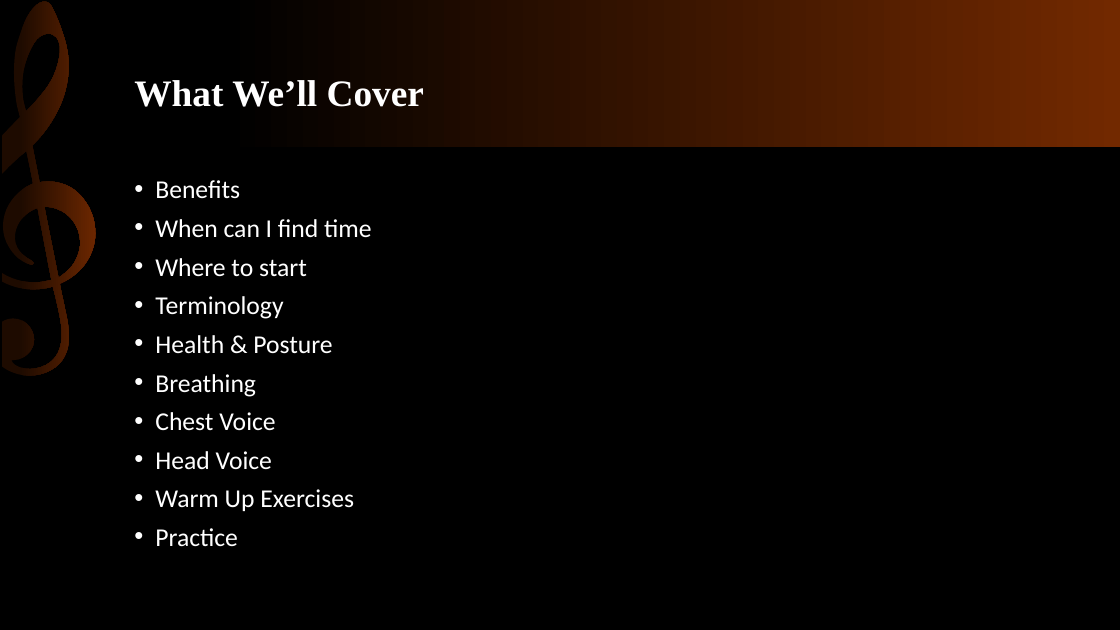
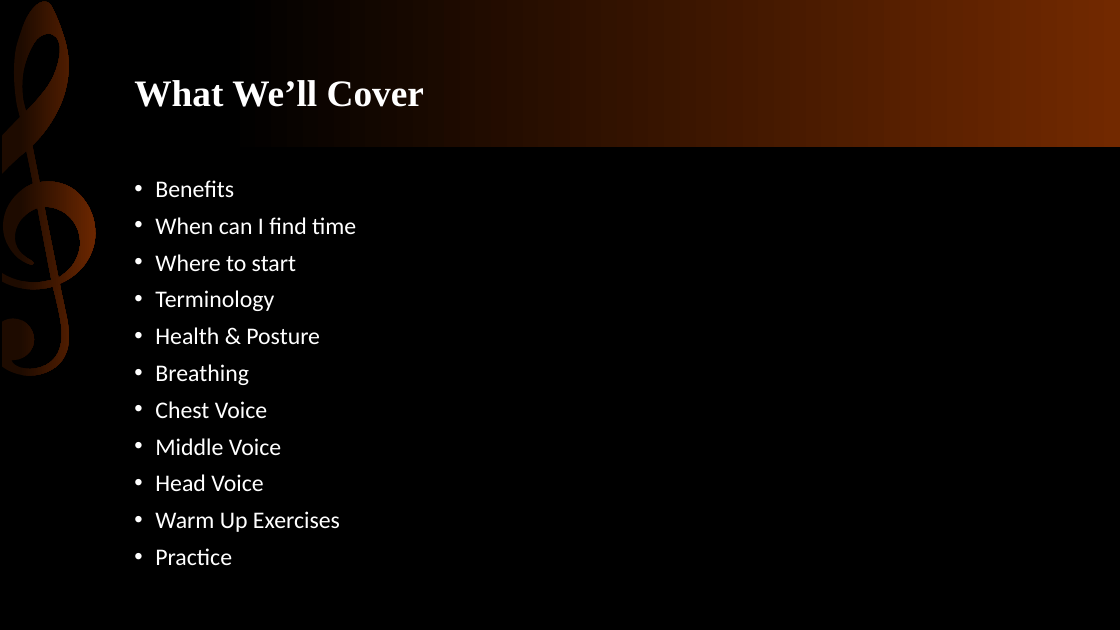
Before and after one commit to KnowledgeMavens/Science-Tech, a slide deck: slide 2 of Singing Basics 02-03-18/SInging Basics.pptx. Drawn at 1120x630 pixels with LibreOffice and Linux fonts; fonts in the diff are those of the drawing. Boxes give left, top, right and bottom in pixels: in the first picture for what was removed or moved away, otherwise in the second. Text is boxed around its words. In the diff, an @@ line names an element or a change of style, - is before the commit and + after.

```diff
--- a/Singing Basics 02-03-18/SInging Basics.pptx
+++ b/Singing Basics 02-03-18/SInging Basics.pptx
@@ text at [155, 180, 356, 565]: size 22 to 20.4 pt @@
@@ text at [155, 438, 281, 455]: paragraph added @@
+• Middle Voice
```
Also in this commit, not shown: 6 other slides changed, 1 slide added, 1 other file.
